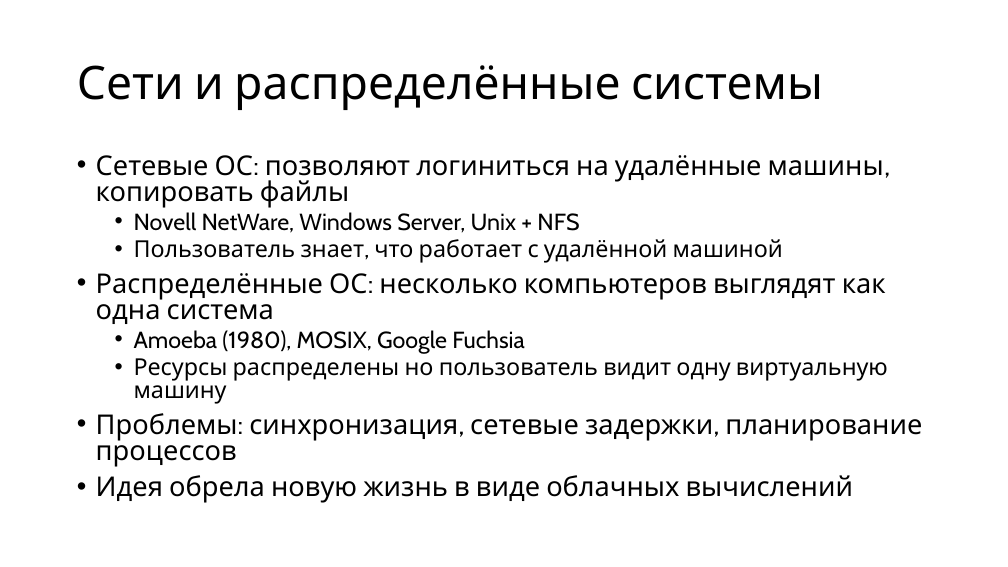
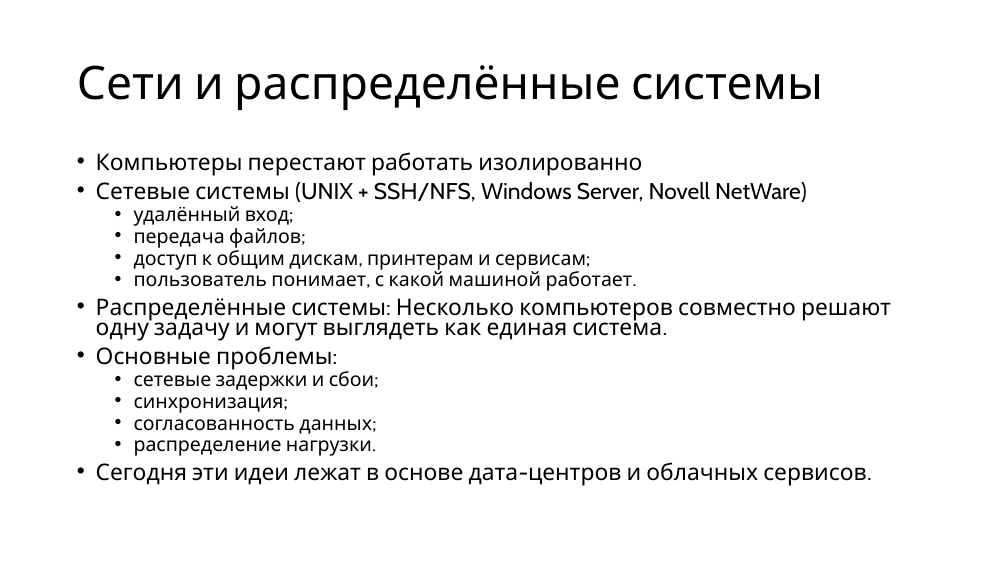
Before and after one commit to alexey-malov/os-course, a slide deck: slide 21 of lectures/01/Введение в ОС.pptx (slide 29 before the commit). Drawn at 1008x567 pixels with LibreOffice and Linux fonts; fonts in the diff are those of the drawing. Boxes give left, top, right and bottom in pixels: in the first picture for what was removed or moved away, otherwise in the second. Text is boxed around its words. In the diff, an @@ line names an element or a change of style, - is before the commit and + after.

```diff
--- a/lectures/01/Введение в ОС.pptx
+++ b/lectures/01/Введение в ОС.pptx
@@ text at [96,152,891,486]: text changed; size 25.9 to 21.7 pt @@
-• Сетевые ОС: позволяют логиниться на удалённые машины, копировать файлы
-  • Novell NetWare, Windows Server, Unix + NFS
-  • Пользователь знает, что работает с удалённой машиной
-• Распределённые ОС: несколько компьютеров выглядят как одна система
-  • Amoeba (1980), MOSIX, Google Fuchsia
-  • Ресурсы распределены но пользователь видит одну виртуальную машину
-• Проблемы: синхронизация, сетевые задержки, планирование процессов
-• Идея обрела новую жизнь в виде облачных вычислений
+• Компьютеры перестают работать изолированно
+• Сетевые системы (UNIX + SSH/NFS, Windows Server, Novell NetWare)
+  • удалённый вход;
+  • передача файлов;
+  • доступ к общим дискам, принтерам и сервисам;
+  • пользователь понимает, с какой машиной работает.
+• Распределённые системы: Несколько компьютеров совместно решают одну задачу и могут выглядеть как единая система.
+• Основные проблемы:
+  • сетевые задержки и сбои;
+  • синхронизация;
+  • согласованность данных;
+  • распределение нагрузки.
+• Сегодня эти идеи лежат в основе дата-центров и облачных сервисов.
```
Also in this commit, not shown: 18 other slides changed, 19 slides added, 44 slides removed.
